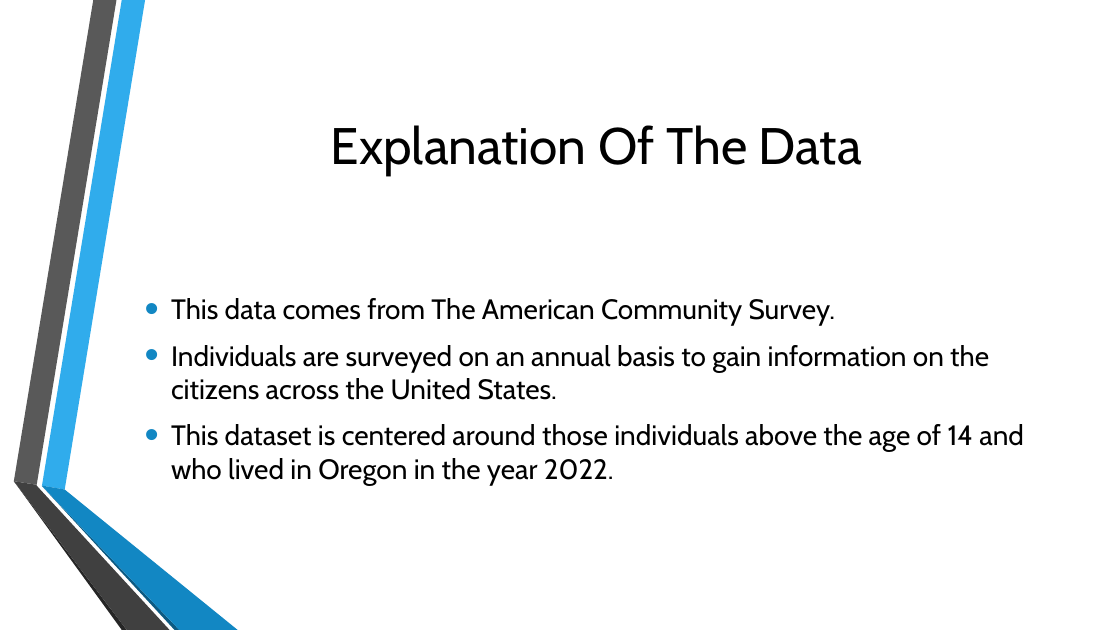
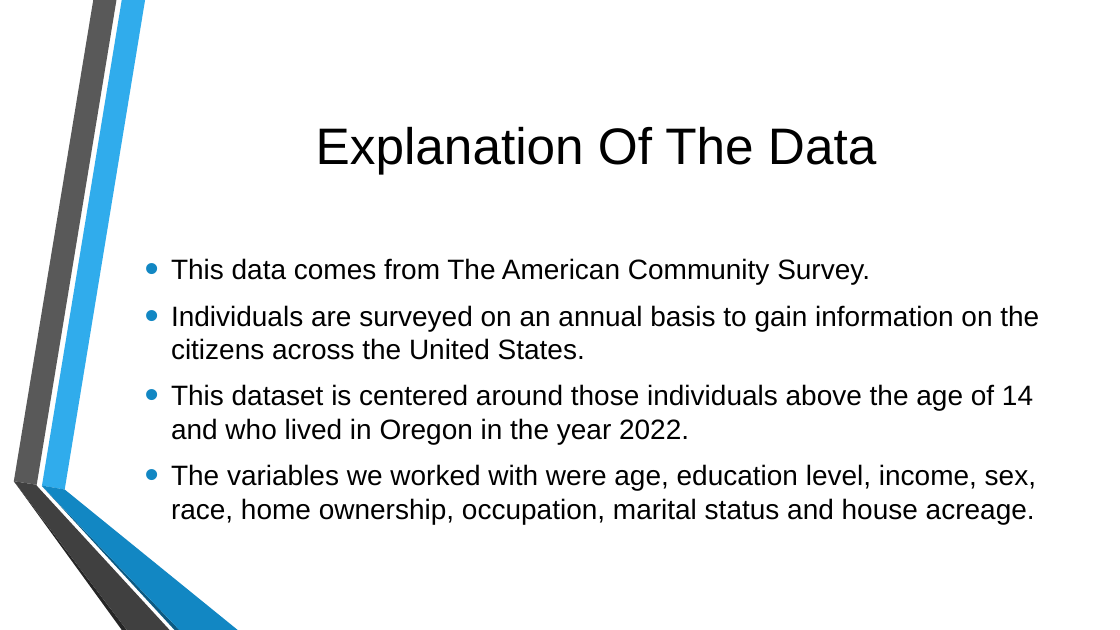
Before and after one commit to hutchiss911/group-4-ST-538-OSU-PROJ-1, a slide deck: slide 2 of Data Wizards Project #1.pptx (slide 3 before the commit). Drawn at 1120x630 pixels with LibreOffice and Linux fonts; fonts in the diff are those of the drawing; background and template pictures are left out. Boxes give left, top, right and bottom in pixels: in the first picture for what was removed or moved away, otherwise in the second. Text is boxed around its words. In the diff, an @@ line names an element or a change of style, - is before the commit and + after.

Commit message:
Font changes, variables listed in explanation.

```diff
--- a/Data Wizards Project #1.pptx
+++ b/Data Wizards Project #1.pptx
@@ title "Explanation Of The Data" at box(316, 126, 876, 174): font Cabin to Arial @@
@@ text at box(171, 258, 1039, 444): font Cabin to Arial in "This data comes from The American Community ...", "Individuals are surveyed on an annual basis ...", "This dataset is centered around those individuals ..." @@
@@ text at box(171, 464, 1036, 524): paragraph added @@
+• The variables we worked with were age, education level, income, sex, race, home ownership, occupation, marital status and house acreage.
```
Also in this commit, not shown: 11 other slides changed.
